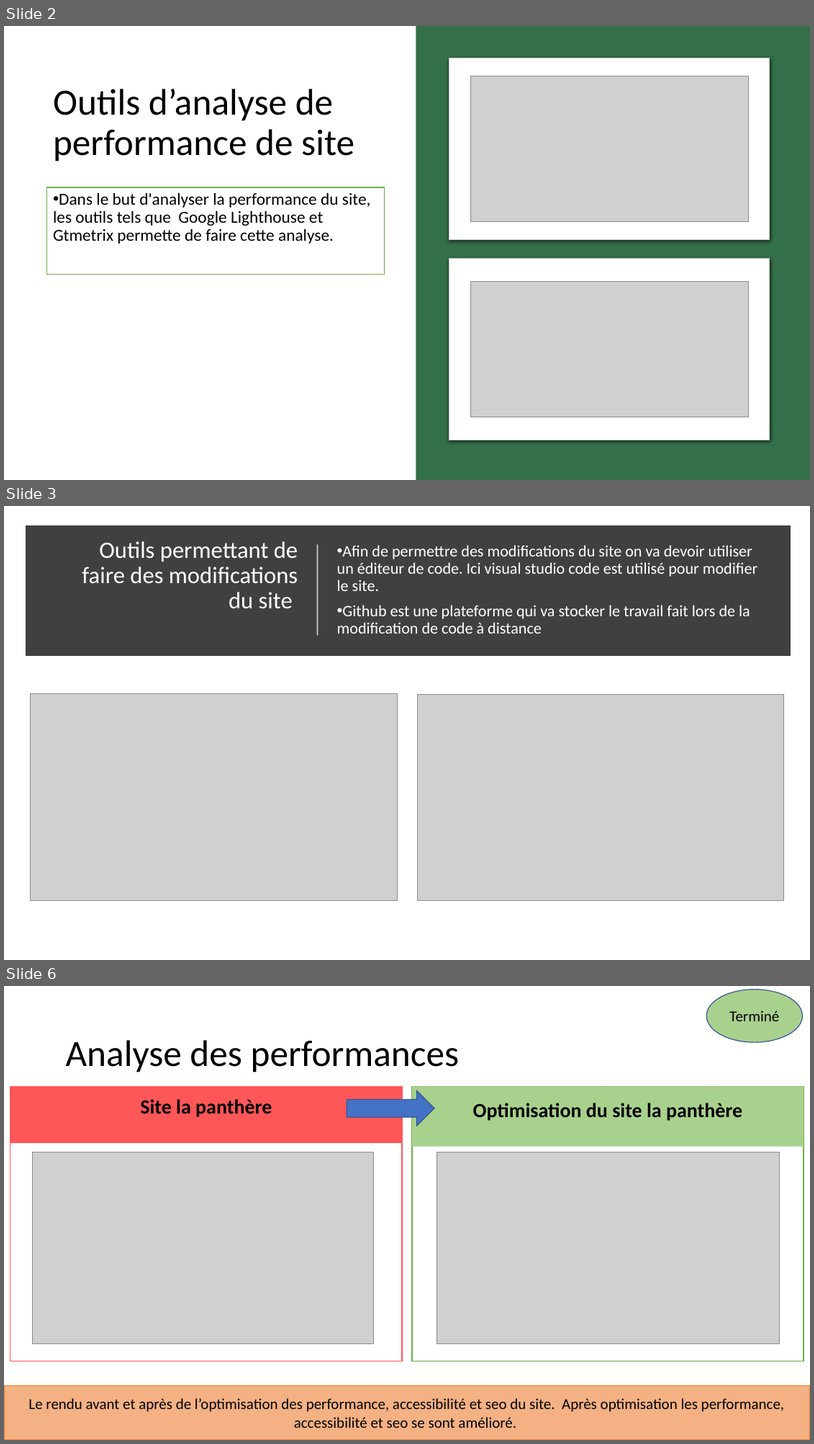
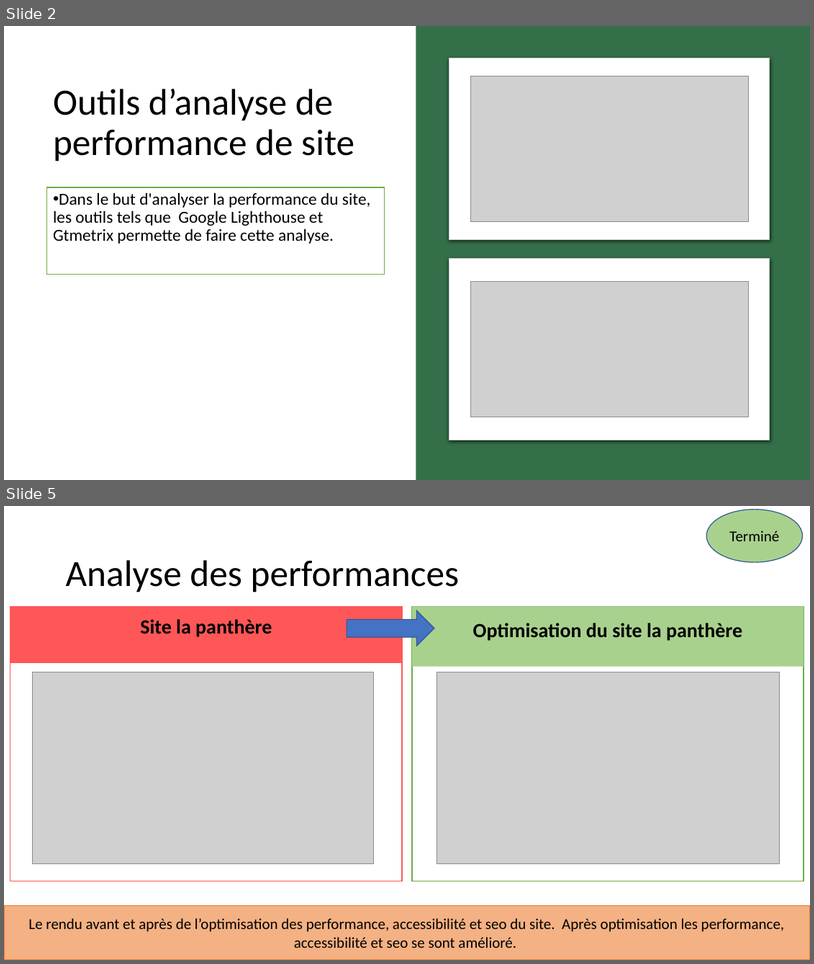
Before and after one commit to LimDavid458/la-panthere-optimise, a slide deck: rapport-seo.pptx. Shown one above the other, each under a label of ours: slides 2, 3 and 6 before the commit, slides 2 and 5 after it; the slides between them are not shown. The pictures are 814x1444 and 814x964 pixels, drawn with LibreOffice and Linux fonts; fonts in the diff are those of the drawing; grey boxes stand for pictures. Boxes give left, top, right and bottom in pixels: in the first picture for what was removed or moved away, otherwise in the second. Text is boxed around its words. In the diff, an @@ line names an element or a change of style, - is before the commit and + after.

```diff
--- a/rapport-seo.pptx
+++ b/rapport-seo.pptx
@@ slide 3 removed at [4,506,810,960], background #FFFFFF @@
@@ rectangle removed at [30,530,787,651] @@
@@ title removed at [82,541,298,609] @@
-Outils permettant de faire des modifications du site
@@ line removed from (317, 636) to (317, 545) @@
@@ text removed at [337,545,758,633] @@
-• Afin de permettre des modifications du site on va devoir utiliser un éditeur de code. Ici visual studio code est utilisé pour modifier le site.
-• Github est une plateforme qui va stocker le travail fait lors de la modification de code à distance
@@ picture removed at [30,693,398,901] @@
@@ picture removed at [418,694,785,901] @@
@@ what was slide 6 is now slide 5 @@
```
Also in this commit, not shown: 3 slides changed, 7 other files.
